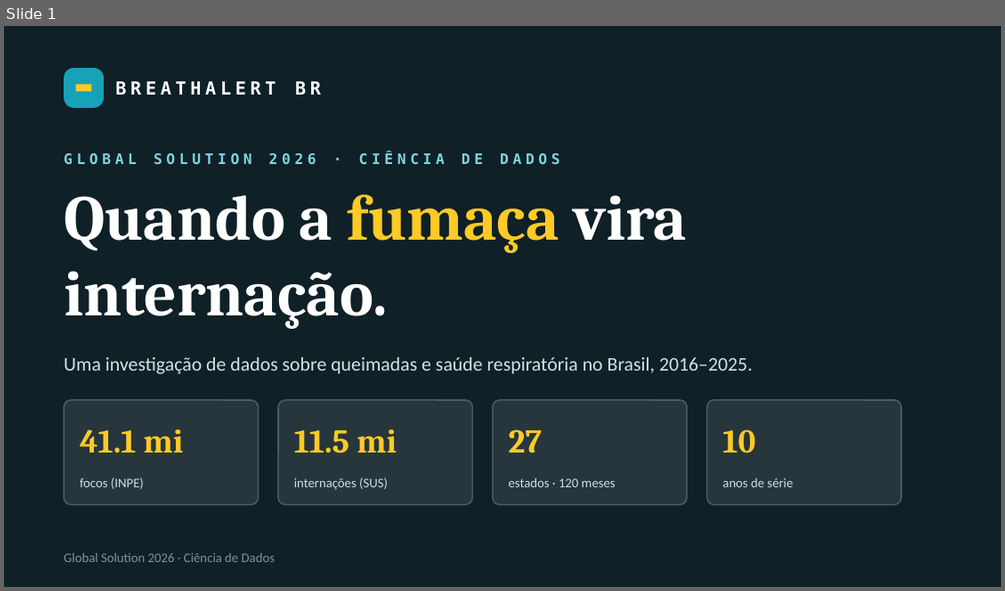
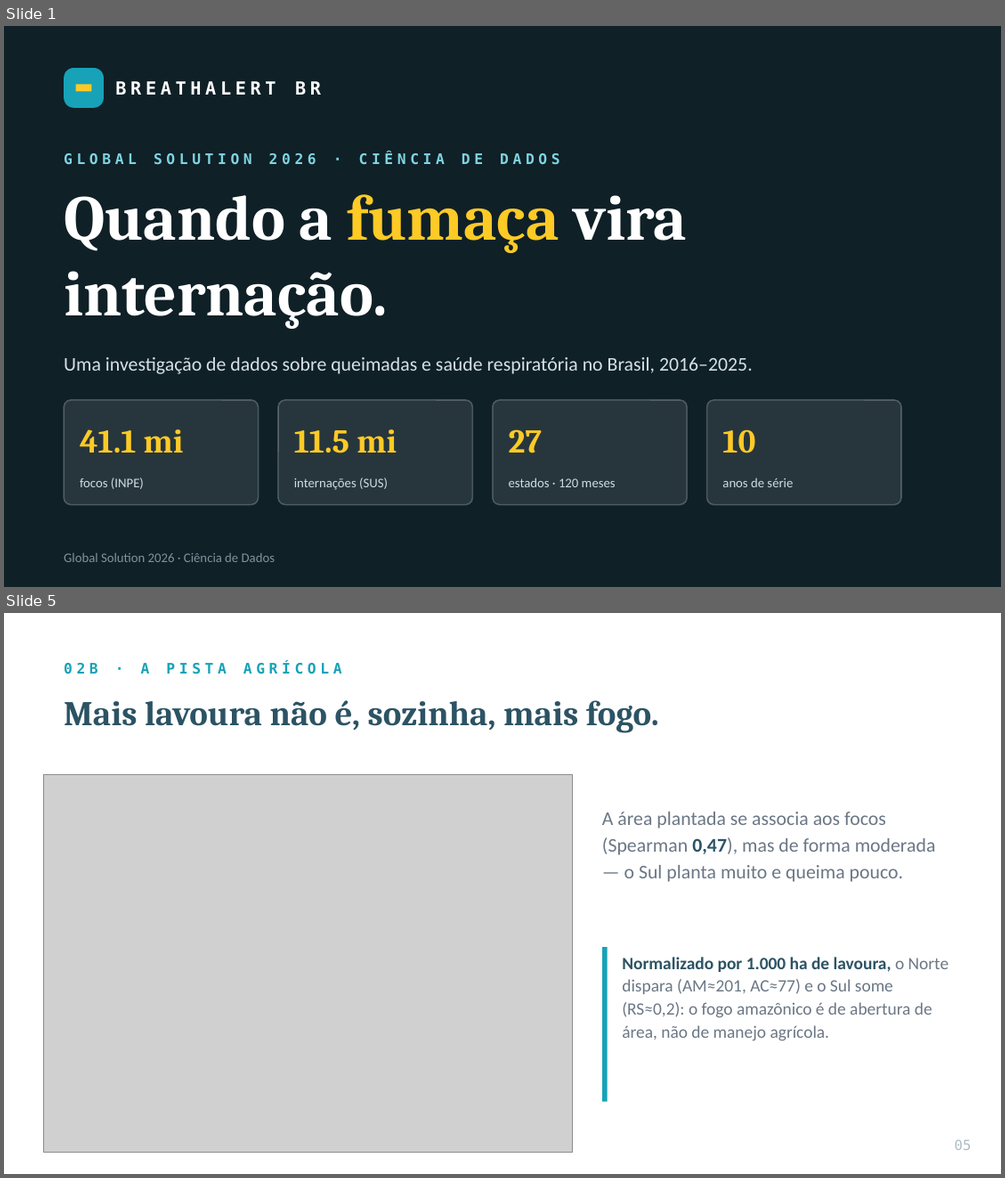
Before and after one commit to SauloSapucaia/BreathAlert_BR, a slide deck: pitch/BreathAlert_Pitch.pptx. Shown one above the other, each under a label of ours: slide 1 before the commit, slides 1 and 5 after it; the slides between them are not shown. The pictures are 1005x591 and 1005x1178 pixels, drawn with LibreOffice and Linux fonts; fonts in the diff are those of the drawing; grey boxes stand for pictures. Boxes give left, top, right and bottom in pixels: in the first picture for what was removed or moved away, otherwise in the second. Text is boxed around its words. In the diff, an @@ line names an element or a change of style, - is before the commit and + after.

```diff
--- a/pitch/BreathAlert_Pitch.pptx
+++ b/pitch/BreathAlert_Pitch.pptx
@@ slide 5 added at bbox=[4, 613, 1001, 1174], background #FFFFFF @@
@@ text added at bbox=[64, 661, 342, 674], 10.5 pt, text #17A2B8, bold @@
+02B · A PISTA AGRÍCOLA
@@ text added at bbox=[64, 700, 659, 733], 25 pt, text #2C5364, bold @@
+Mais lavoura não é, sozinha, mais fogo.
@@ picture added at bbox=[44, 774, 572, 1152] @@
@@ text added at bbox=[602, 811, 936, 882], 14 pt, text #6B7785 @@
+A área plantada se associa aos focos (Spearman 0,47), mas de forma moderada — o Sul planta muito e queima pouco.
@@ rectangle added at bbox=[602, 947, 607, 1102], fill #17A2B8 @@
@@ text added at bbox=[622, 957, 948, 1041], 12.5 pt, text #6B7785 @@
+Normalizado por 1.000 ha de lavoura, o Norte dispara (AM≈201, AC≈77) e o Sul some (RS≈0,2): o fogo amazônico é de abertura de área, não de manejo agrícola.
@@ text added at bbox=[955, 1139, 971, 1150], 10 pt, text #AEBCC4 @@
+05
```
Also in this commit, not shown: 9 slides changed, 6 other slides added, 2 other files.
